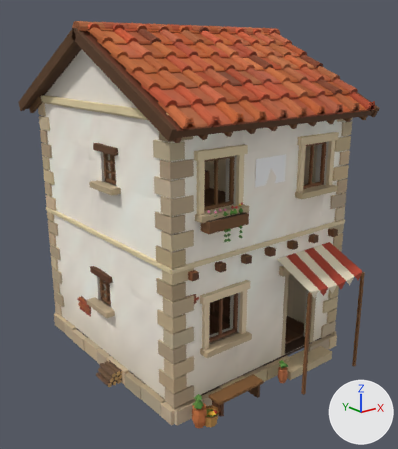
What one commit did to the glTF model godot/assets/kit/houses/pleb_0_2.glb.
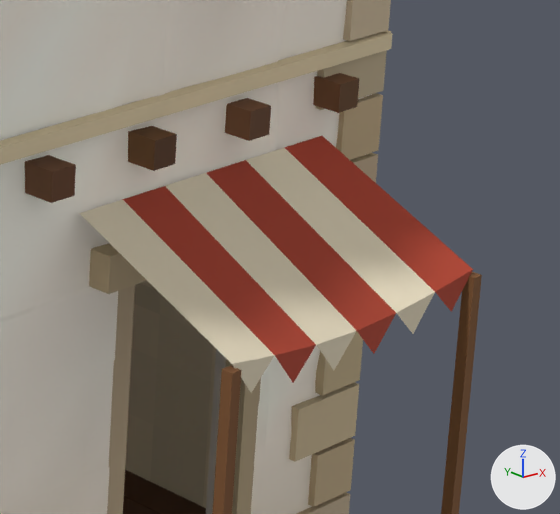
The first picture shows the older version from a camera (50 mm lens) standing at (-5.8, -7.52, 5.15) and looking at (-0.06, -0.35, 2.28). The close-ups show the older and then the newer version on the part from 65% to 96% of the width and 47% to 72% of the height of that picture. Only the edits that show in the close-ups are written down. Every picture has the same lights, and +X, +Y and +Z are marked at lower right. Vertices at exactly the same position are counted once.

The first close-up shows 'House', 'Rooms', 'Walls'.
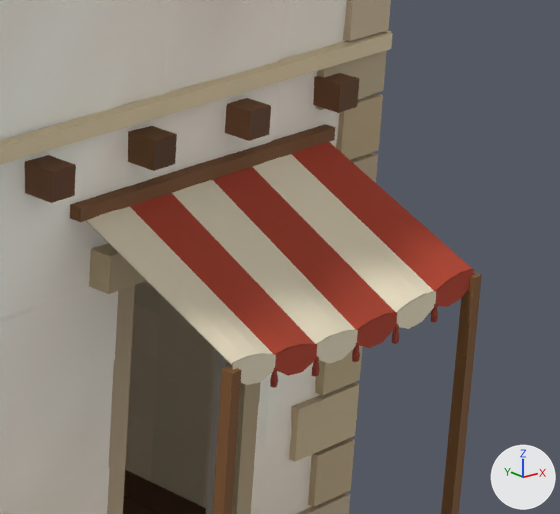
Where the change shows, as pixel boxes [x1, y1, x2, y2] in the close-ups (560 x 514 px):
part 1 of me_house, added (brown)
    after: [70, 124, 335, 222]
part 2 of me_house, built on
    before: [79, 136, 473, 393]
    after: [86, 142, 474, 388]

Edits to the bpy script that builds the scene:
```text
Add mat_civwood:
    mat_civwood = bpy.data.materials.new('CivWood')
    # uses the picture img_civ_white
Add mat_civcloth:
    mat_civcloth = bpy.data.materials.new('CivCloth')
    # uses the picture img_civ_white
Change me_house:
    used by ob_house; location = (0.0, 0.0, 0.0)
    remove me_house.from_pydata(...)  # 6683 vertices, 8979 faces; spans x -2.15..2.06, y -2.69..2.36, z -0.02..5.56
    add me_house.from_pydata(...)  # 7112 vertices, 9631 faces; spans x -2.15..2.06, y -2.69..2.36, z -0.02..5.56
    me_house part 1: a new loose piece, a box spanning x 0.16..1.52, y -2.005..-1.955, z 2.045..2.095, in mat_civwood
    me_house part 2: 20 vertices removed from x 0.19..1.49, y -2.67..-2.2, z 1.57..1.96; 357 vertices added at x 0.18..1.5, y -2.69..-1.97, z 1.58..2.06
    other edits to the shape of me_house do not show in these pictures
    add me_house.materials.append(mat_civwood)
    add me_house.materials.append(mat_civcloth)
```
